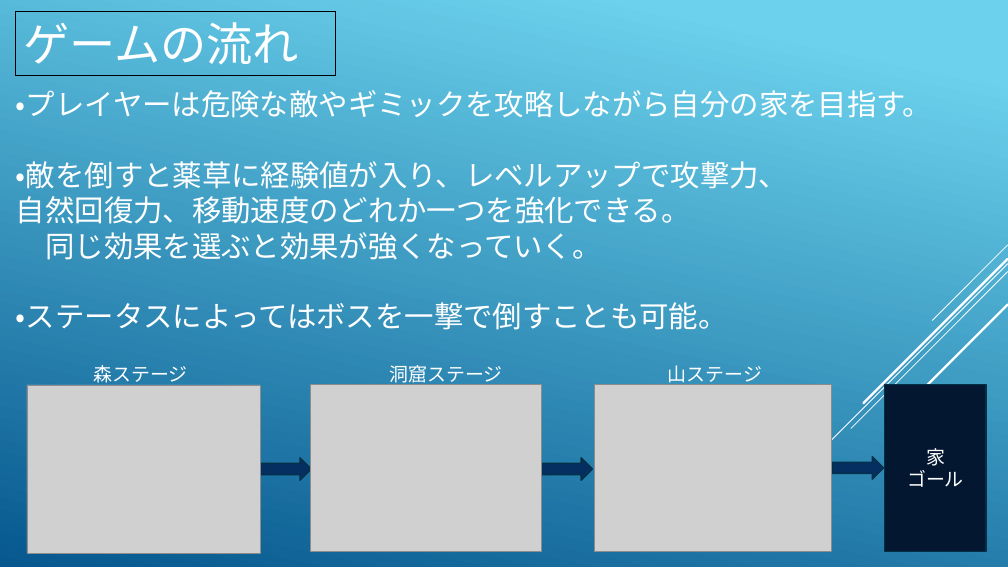
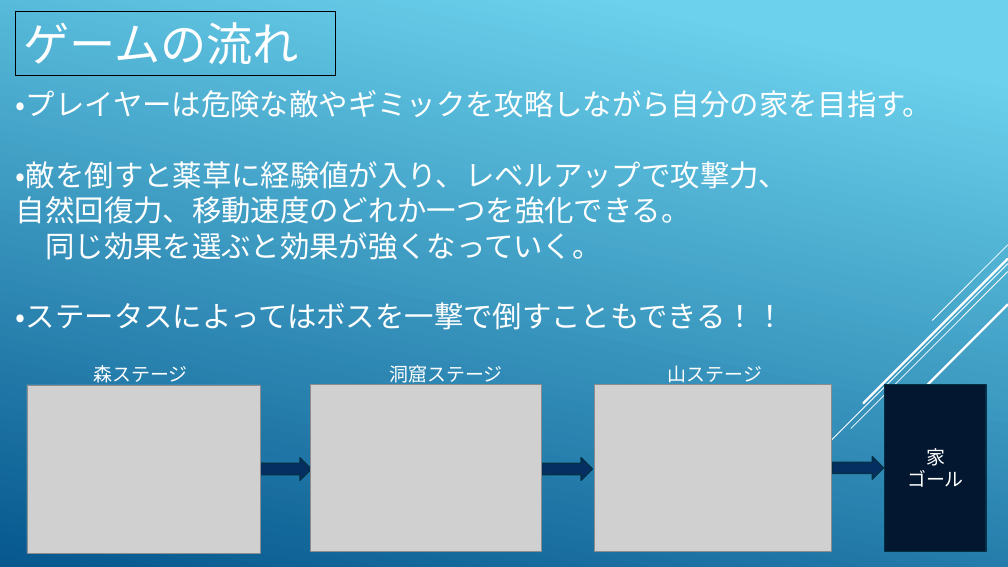
Before and after one commit to KawanoTakumi/2B-Team, a slide deck: slide 3 of Back To Home.pptx. Drawn at 1008x567 pixels with LibreOffice and Linux fonts; fonts in the diff are those of the drawing; grey boxes stand for pictures. Boxes give left, top, right and bottom in pixels: in the first picture for what was removed or moved away, otherwise in the second. Text is boxed around its words. In the diff, an @@ line names an element or a change of style, - is before the commit and + after.

```diff
--- a/Back To Home.pptx
+++ b/Back To Home.pptx
@@ text at [16,302,785,330]: text changed @@
-・ステータスによってはボスを一撃で倒すことも可能。
+・ステータスによってはボスを一撃で倒すこともできる！！
```
Also in this commit, not shown: 1 other slide changed, 1 other file.
